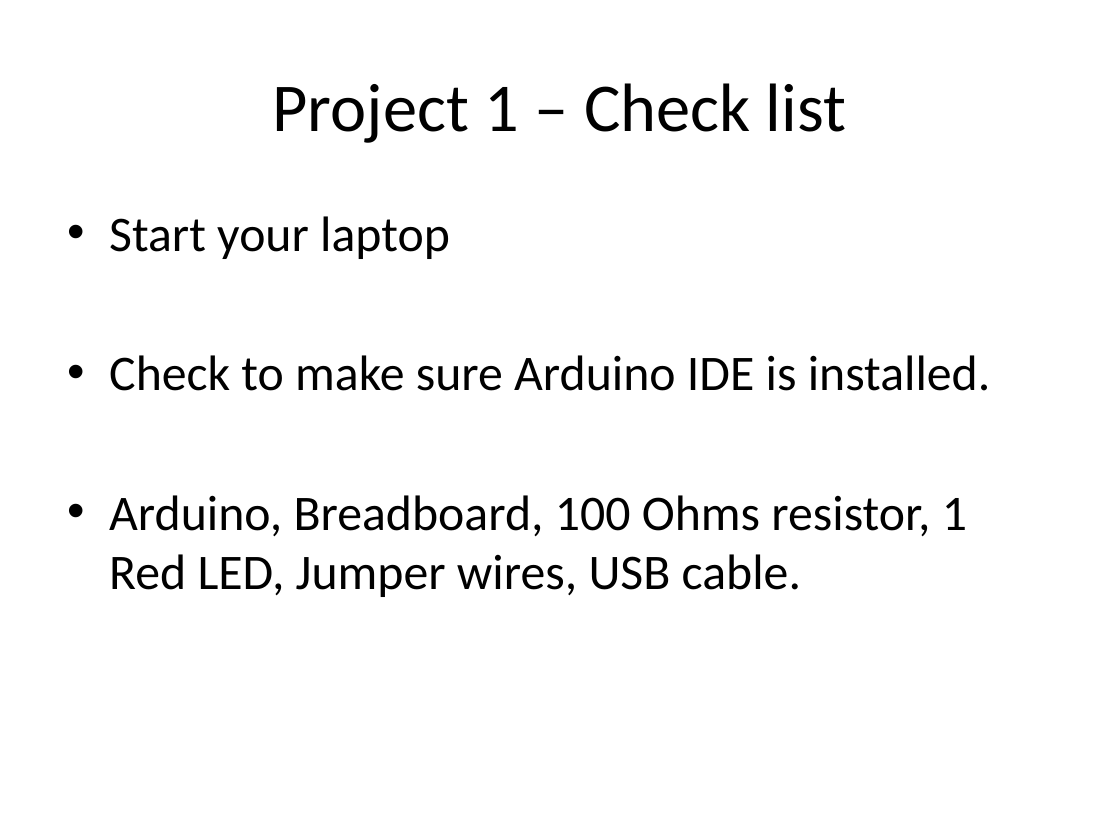
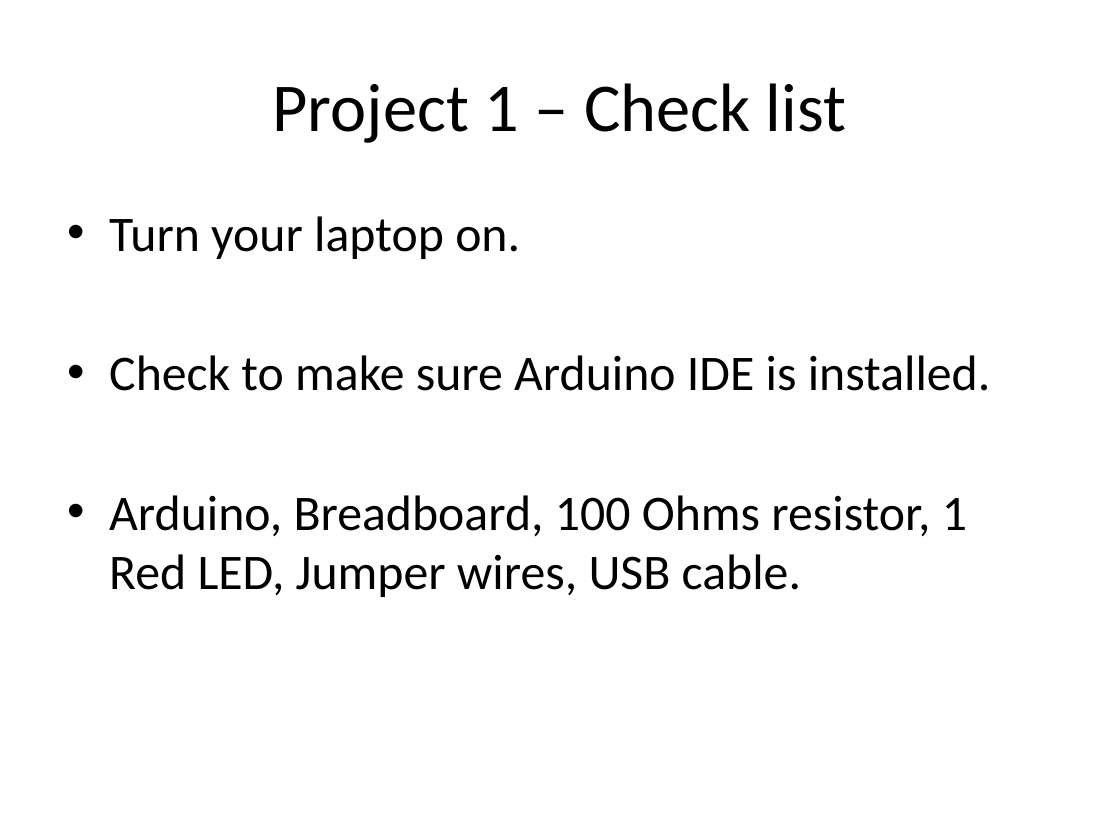
Before and after one commit to andaluri/ArduinoWorkshop1, a slide deck: slide 24 of ArduinoWorkshop1.pptx. Drawn at 1120x840 pixels with LibreOffice and Linux fonts; fonts in the diff are those of the drawing. Boxes give left, top, right and bottom in pixels: in the first picture for what was removed or moved away, otherwise in the second. Text is boxed around its words. In the diff, an @@ line names an element or a change of style, - is before the commit and + after.

```diff
--- a/ArduinoWorkshop1.pptx
+++ b/ArduinoWorkshop1.pptx
@@ text at (109,216,520,259): text changed @@
-• Start your laptop
+• Turn your laptop on.
```
Also in this commit, not shown: 12 other files.
